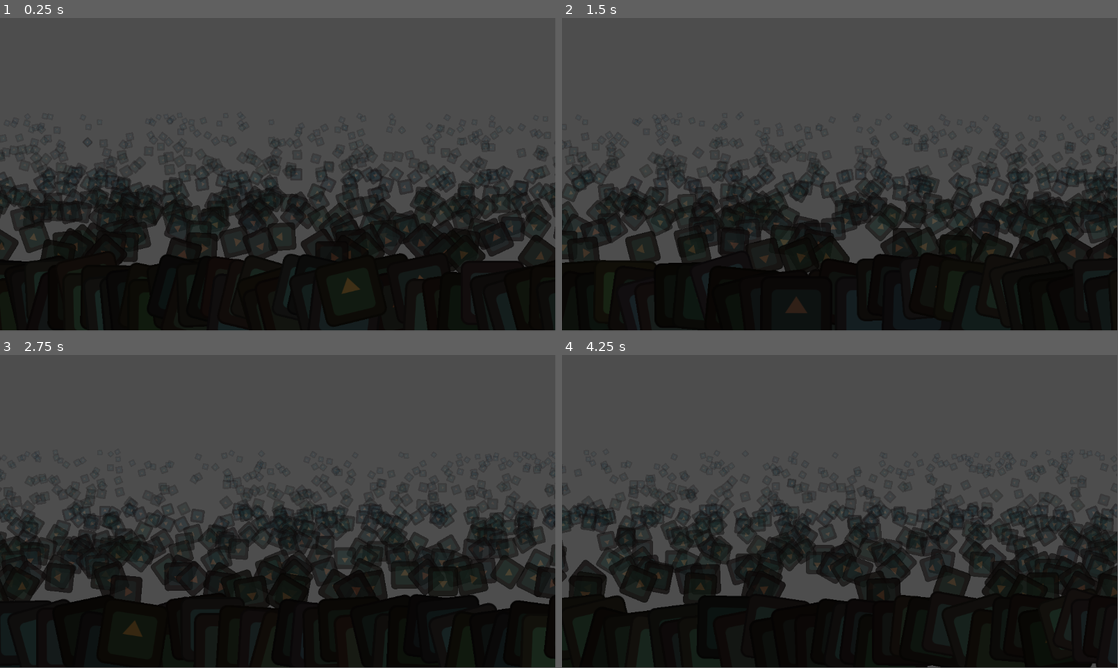
Above: before the commit, frames 1-4 (two rows, left to right).
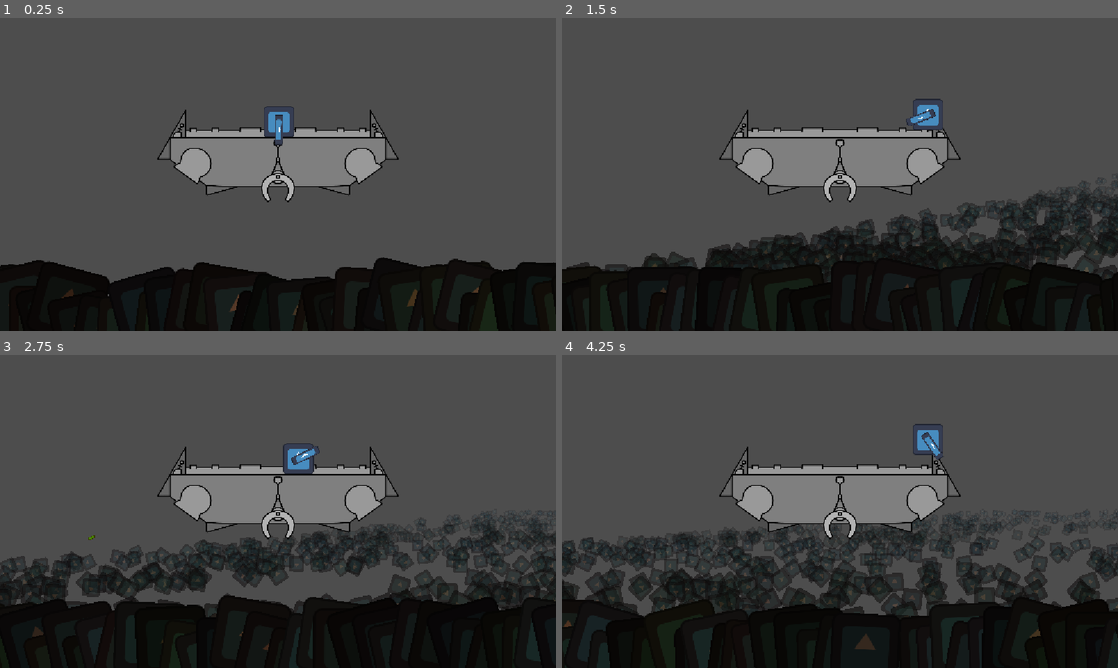
Above: after the commit, the same moments.

Repository: Syntinulls/Magnetide
Game: Godot game, scene res://_project/level/level.tscn
Same seed, same stepped clock (60 frames per second), same inputs: the game is played once before the commit and once after it. The engine's default icon, where the game draws it, is replaced by a stand-in: a white triangle on a blue panel in a dark square.
Inputs (mouse positions are in pixels of both pictures, inside the frame that each line leads up to):
- Up to frame 1 (0.25 s): no input
- Up to frame 2 (1.5 s): move the mouse to (962, 158) at 0.52 s; hold D (move_right, bound only after the commit) from 0.53 s (still down); click (962, 158) at 0.6 s; tap Space (move_jump, bound only after the commit) at 0.77, 0.8, 1.07, 1.35 s; move the mouse to (728, 190) at 1.27 s
- Up to frame 3 (2.75 s): tap Space (move_jump, bound only after the commit) at 1.52, 1.82, 2.3 s; click (166, 527) at 1.55 s; move the mouse to (333, 442) at 2.02 s; release D (move_right, bound only after the commit) at 2.03 s; hold A (move_left, bound only after the commit) from 2.03 s (still down); click (333, 442) at 2.1 s
- Up to frame 4 (4.25 s): move the mouse to (812, 574) at 2.77 s; release A (move_left, bound only after the commit) at 2.78 s; hold D (move_right, bound only after the commit) from 2.78 s (still down); click (812, 574) at 2.85 s; tap Space (move_jump, bound only after the commit) at 3.02, 3.32, 3.6, 3.77, 4.07 s; move the mouse to (1006, 558) at 3.52 s
In our replay, the window is 799x449 before the commit and 800x450 after it. These sizes can differ from the game's own. Grey fills any space a smaller window leaves; there, only what the larger window draws over its background counts as a difference.

The runs differ from the first frame. In frame 1, 33% of the frame differs, in the area x 0-100%, y 28-100%; in frame 2, 26%; in frame 3, 26%; in frame 4, 27%.

Commit message:
update Godot editor path to v4.6.1 and refactor all positioning from fixed pixels to viewport ratio-based system with ViewportAnchor, add ship and player nodes, and implement dynamic viewport resize handling across level, background, foreground, and salvage spawner

Diff:
--- a/_project/level/level.gd
+++ b/_project/level/level.gd
@@ -2,9 +2,43 @@
 
 ## The speed at which the level scrolls (used by trash stream and foreground).
 @export var level_speed: float = 300.0
-## The Y position of the ocean surface level.
-@export var surface_y: float = 500.0
+## The Y position of the ocean surface as ratio of viewport height.
+@export var surface_y_ratio: float = 0.46
+
+@export_group("Ship Positioning")
+## Ship X position as ratio of viewport width.
+@export var ship_x_ratio: float = 0.5
+## Ship Y position as ratio of viewport height.
+@export var ship_y_ratio: float = 0.44
+
+var viewport_anchor: ViewportAnchor
+
+var surface_y: float:
+	get:
+		if viewport_anchor:
+			return viewport_anchor.get_y(surface_y_ratio)
+		return 500.0
+
+@onready var ship: Node2D = $Ship
+
+
+func _enter_tree() -> void:
+	viewport_anchor = ViewportAnchor.new()
+	add_child(viewport_anchor)
 
 
 func _ready() -> void:
-	pass
+	viewport_anchor.viewport_changed.connect(_on_viewport_changed)
+	_update_positions()
+
+
+func _on_viewport_changed(_size: Vector2) -> void:
+	_update_positions()
+
+
+func _update_positions() -> void:
+	if not viewport_anchor:
+		return
+
+	if ship:
+		ship.position = viewport_anchor.get_position(ship_x_ratio, ship_y_ratio)
--- a/_project/level/level.tscn
+++ b/_project/level/level.tscn
@@ -8,10 +8,13 @@
 [ext_resource type="Resource" uid="uid://0jkvmj2jho07" path="res://_project/level/parallax_background/bands/band_horizon.tres" id="4_rr5ri"]
 [ext_resource type="Resource" uid="uid://d8twidhbjmb1" path="res://_project/level/parallax_background/bands/band_mid.tres" id="5_5p64y"]
 [ext_resource type="Resource" uid="uid://b7pbrakfi6f0j" path="res://_project/level/parallax_background/bands/band_near.tres" id="6_rdxwa"]
+[ext_resource type="PackedScene" uid="uid://dship00001" path="res://_project/ship/ship.tscn" id="9_rr5ri"]
+[ext_resource type="PackedScene" uid="uid://dplayer00001" path="res://_project/player/player.tscn" id="10_5p64y"]
 
 [node name="Level" type="Node2D" unique_id=843647019]
 script = ExtResource("1_script")
 level_speed = 2000.0
+surface_y_ratio = 0.99
 
 [node name="TrashOceanBackground" parent="." unique_id=538346253 instance=ExtResource("2_parallax")]
 bands = Array[ExtResource("3_ip1iq")]([ExtResource("4_rr5ri"), ExtResource("5_5p64y"), ExtResource("6_rdxwa")])
@@ -19,3 +22,14 @@
 [node name="SalvageSpawner" parent="." unique_id=2088533275 instance=ExtResource("3_salvage_spawner")]
 
 [node name="TrashOceanForeground" parent="." unique_id=1830643006 instance=ExtResource("4_foreground")]
+foreground_y_min_ratio = 0.99
+foreground_y_max_ratio = 0.9
+
+[node name="Ship" parent="." unique_id=1033807799 instance=ExtResource("9_rr5ri")]
+position = Vector2(0, 94.5)
+
+[node name="Player" parent="Ship" unique_id=155842924 instance=ExtResource("10_5p64y")]
+position = Vector2(2, -70)
+
+[node name="Camera2D" type="Camera2D" parent="." unique_id=1705480197]
+anchor_mode = 0
--- a/_project/level/parallax_background/background_band.gd
+++ b/_project/level/parallax_background/background_band.gd
@@ -2,10 +2,10 @@
 class_name BackgroundBand
 
 @export_group("Coverage")
-## The Y position where this band starts (top of band).
-@export var y_min: float = 200.0
-## The Y position where this band ends (bottom of band).
-@export var y_max: float = 400.0
+## The Y position ratio where this band starts (0.0 = top, 1.0 = bottom).
+@export var y_min: float = 0.185
+## The Y position ratio where this band ends (0.0 = top, 1.0 = bottom).
+@export var y_max: float = 0.37
 
 @export_group("Scale")
 ## Minimum scale for sprites in this band.
--- a/_project/level/parallax_background/bands/band_horizon.tres
+++ b/_project/level/parallax_background/bands/band_horizon.tres
@@ -4,7 +4,8 @@
 
 [resource]
 script = ExtResource("1_script")
-y_max = 320.0
+y_min = 0.5
+y_max = 0.6
 scale_min = 0.08
 scale_max = 0.18
 alpha = 0.3
--- a/_project/level/parallax_background/bands/band_mid.tres
+++ b/_project/level/parallax_background/bands/band_mid.tres
@@ -4,8 +4,8 @@
 
 [resource]
 script = ExtResource("1_script")
-y_min = 320.0
-y_max = 420.0
+y_min = 0.6
+y_max = 0.8
 scale_min = 0.18
 scale_max = 0.35
 alpha = 0.6
--- a/_project/level/parallax_background/bands/band_near.tres
+++ b/_project/level/parallax_background/bands/band_near.tres
@@ -4,8 +4,8 @@
 
 [resource]
 script = ExtResource("1_script")
-y_min = 420.0
-y_max = 500.0
+y_min = 0.8
+y_max = 0.99
 scale_min = 0.35
 scale_max = 0.55
 alpha = 0.85
--- a/_project/level/parallax_background/trash_ocean_background.gd
+++ b/_project/level/parallax_background/trash_ocean_background.gd
@@ -6,14 +6,14 @@
 @export var bands: Array[BackgroundBand] = []
 
 @export_group("Positioning")
-## Extra horizontal padding beyond viewport.
-@export var ocean_padding: float = 200.0
-## X position where objects are recycled (left of screen).
-@export var despawn_x: float = -150.0
+## Extra horizontal padding beyond viewport as ratio of screen width.
+@export var padding_ratio: float = 0.1
+## X position ratio where objects are recycled (left of screen, can be negative).
+@export var despawn_x_ratio: float = -0.08
 
 var _icon_texture: Texture2D
-var _screen_width: float = 0.0
 var _level: Node = null
+var _viewport_anchor: ViewportAnchor = null
 var _band_sprites: Array[Array] = []
 var _band_speed_ratios: Array[Array] = []
 
@@ -23,7 +23,23 @@
 	_icon_texture = preload("res://icon.svg")
 
 	_level = get_parent()
+	if _level and "viewport_anchor" in _level:
+		_viewport_anchor = _level.viewport_anchor
+		_viewport_anchor.viewport_changed.connect(_on_viewport_changed)
 
+	_generate_bands()
+
+
+func _on_viewport_changed(_size: Vector2) -> void:
+	_regenerate_bands()
+
+
+func _regenerate_bands() -> void:
+	for sprites_array in _band_sprites:
+		for sprite in sprites_array:
+			sprite.queue_free()
+	_band_sprites.clear()
+	_band_speed_ratios.clear()
 	_generate_bands()
 
 
@@ -33,10 +49,29 @@
 	return 0.0
 
 
+func _get_screen_width() -> float:
+	if _viewport_anchor:
+		return _viewport_anchor.size.x
+	return get_viewport().get_visible_rect().size.x
+
+
+func _get_padding() -> float:
+	return _get_screen_width() * padding_ratio
+
+
+func _get_despawn_x() -> float:
+	return _get_screen_width() * despawn_x_ratio
+
+
+func _get_band_y_min(band: BackgroundBand) -> float:
+	return band.y_min * get_viewport().get_visible_rect().size.y
+
+
+func _get_band_y_max(band: BackgroundBand) -> float:
+	return band.y_max * get_viewport().get_visible_rect().size.y
+
+
 func _generate_bands() -> void:
-	var viewport_size := get_viewport().get_visible_rect().size
-	_screen_width = viewport_size.x
-
 	for band_index in range(bands.size()):
 		var band := bands[band_index]
 		var sprites: Array[Sprite2D] = []
@@ -57,8 +92,13 @@
 	var sprite := Sprite2D.new()
 	sprite.texture = _icon_texture
 
-	var x := randf_range(-ocean_padding, _screen_width + ocean_padding)
-	var y := randf_range(band.y_min, band.y_max)
+	var screen_width := _get_screen_width()
+	var padding := _get_padding()
+	var y_min := _get_band_y_min(band)
+	var y_max := _get_band_y_max(band)
+
+	var x := randf_range(-padding, screen_width + padding)
+	var y := randf_range(y_min, y_max)
 	sprite.position = Vector2(x, y)
 
 	_apply_y_based_properties(band, sprite, y)
@@ -72,6 +112,8 @@
 	var level_speed := _get_level_speed()
 	if level_speed <= 0.0:
 		return
+
+	var despawn_x := _get_despawn_x()
 
 	for band_index in range(_band_sprites.size()):
 		var sprites: Array = _band_sprites[band_index]
@@ -88,10 +130,12 @@
 
 
 func _recycle_band_sprite(band: BackgroundBand, sprite: Sprite2D, band_index: int, sprite_index: int) -> void:
-	var y := randf_range(band.y_min, band.y_max)
+	var y_min := _get_band_y_min(band)
+	var y_max := _get_band_y_max(band)
+	var y := randf_range(y_min, y_max)
 	sprite.position.y = y
 
-	var y_tolerance := (band.y_max - band.y_min) * 0.1
+	var y_tolerance := (y_max - y_min) * 0.1
 	var rightmost := _get_rightmost_x_near_y(band_index, y, y_tolerance)
 	sprite.position.x = rightmost + randf_range(band.max_spacing * 0.5, band.max_spacing)
 
@@ -102,7 +146,7 @@
 
 
 func _get_rightmost_x_near_y(band_index: int, target_y: float, tolerance: float) -> float:
-	var rightmost := _screen_width + ocean_padding
+	var rightmost: float = _get_screen_width() + _get_padding()
 	var sprites: Array = _band_sprites[band_index]
 	for sprite in sprites:
 		if absf(sprite.position.y - target_y) <= tolerance:
@@ -112,13 +156,17 @@
 
 
 func _calculate_speed_ratio(band: BackgroundBand, y: float) -> float:
-	var y_ratio := (y - band.y_min) / (band.y_max - band.y_min)
+	var y_min := _get_band_y_min(band)
+	var y_max := _get_band_y_max(band)
+	var y_ratio := (y - y_min) / (y_max - y_min)
 	y_ratio = clampf(y_ratio, 0.0, 1.0)
 	return lerpf(band.speed_ratio_min, band.speed_ratio_max, y_ratio)
 
 
 func _apply_y_based_properties(band: BackgroundBand, sprite: Sprite2D, y: float) -> void:
-	var y_ratio := (y - band.y_min) / (band.y_max - band.y_min)
+	var y_min := _get_band_y_min(band)
+	var y_max := _get_band_y_max(band)
+	var y_ratio := (y - y_min) / (y_max - y_min)
 	y_ratio = clampf(y_ratio, 0.0, 1.0)
 
 	var jitter := randf_range(-0.1, 0.1)
--- a/_project/level/parallax_background/trash_ocean_foreground.gd
+++ b/_project/level/parallax_background/trash_ocean_foreground.gd
@@ -6,18 +6,18 @@
 @export var sprite_count: int = 60
 
 @export_group("Positioning")
-## Offset below surface_y where foreground sprites begin.
-@export var surface_offset: float = 60.0
-## The Y position where the foreground band ends (bottom, extends off screen).
-@export var foreground_y_max: float = 620.0
-## Extra horizontal padding beyond viewport.
-@export var padding: float = 100.0
+## The Y position ratio where the foreground band starts (top of foreground).
+@export var foreground_y_min_ratio: float = 0.52
+## The Y position ratio where the foreground band ends (bottom).
+@export var foreground_y_max_ratio: float = 0.62
+## Extra horizontal padding as ratio of viewport width.
+@export var padding_ratio: float = 0.052
 ## Maximum horizontal spacing between foreground sprites.
 @export var max_spacing: float = 50
 
 @export_group("Scrolling")
-## X position where objects are recycled (left of screen).
-@export var despawn_x: float = -150.0
+## X position ratio where objects are recycled (left of screen).
+@export var despawn_x_ratio: float = -0.078
 
 @export_group("Appearance")
 ## Minimum scale for foreground trash.
@@ -39,9 +39,8 @@
 
 var _icon_texture: Texture2D
 var _container: Node2D
-var _screen_width: float = 0.0
 var _level: Node = null
-var _surface_y: float = 500.0
+var _viewport_anchor: ViewportAnchor = null
 
 
 func _ready() -> void:
@@ -49,9 +48,21 @@
 	_icon_texture = preload("res://icon.svg")
 
 	_level = get_parent()
-	if _level and "surface_y" in _level:
-		_surface_y = _level.surface_y
+	if _level and "viewport_anchor" in _level:
+		_viewport_anchor = _level.viewport_anchor
+		_viewport_anchor.viewport_changed.connect(_on_viewport_changed)
 
+	_generate_foreground()
+
+
+func _on_viewport_changed(_size: Vector2) -> void:
+	_regenerate_foreground()
+
+
+func _regenerate_foreground() -> void:
+	if _container:
+		_container.queue_free()
+		_container = null
 	_generate_foreground()
 
 
@@ -61,14 +72,48 @@
 	return 0.0
 
 
+func _get_screen_width() -> float:
+	if _viewport_anchor:
+		return _viewport_anchor.size.x
+	return get_viewport().get_visible_rect().size.x
+
+
+func _get_screen_height() -> float:
+	if _viewport_anchor:
+		return _viewport_anchor.size.y
+	return get_viewport().get_visible_rect().size.y
+
+
+func _get_padding() -> float:
+	return _get_screen_width() * padding_ratio
+
+
+func _get_despawn_x() -> float:
+	return _get_screen_width() * despawn_x_ratio
+
+
+func _get_surface_y() -> float:
+	if _level and "surface_y" in _level:
+		return _level.surface_y
+	return _get_screen_height() * 0.463
+
+
+func _get_foreground_y_min() -> float:
+	return _get_screen_height() * foreground_y_min_ratio
+
+
+func _get_foreground_y_max() -> float:
+	return _get_screen_height() * foreground_y_max_ratio
+
+
 func _generate_foreground() -> void:
-	var viewport_size := get_viewport().get_visible_rect().size
-	_screen_width = viewport_size.x
+	var screen_width := _get_screen_width()
+	var padding := _get_padding()
 
 	_container = Node2D.new()
 	add_child(_container)
 
-	var total_width := _screen_width + padding * 2.0
+	var total_width := screen_width + padding * 2.0
 	var spacing := total_width / float(sprite_count)
 
 	for i in range(sprite_count):
@@ -84,7 +129,8 @@
 	var s := randf_range(scale_min, scale_max)
 	sprite.scale = Vector2(s, s)
 
-	var foreground_y_min := _surface_y + surface_offset
+	var foreground_y_min := _get_foreground_y_min()
+	var foreground_y_max := _get_foreground_y_max()
 	var scale_ratio := (s - scale_min) / (scale_max - scale_min)
 	var base_y := lerpf(foreground_y_min, foreground_y_max, scale_ratio)
 	var y := base_y + randf_range(-5.0, 5.0)
@@ -103,6 +149,8 @@
 	var level_speed := _get_level_speed()
 	if level_speed <= 0.0:
 		return
+
+	var despawn_x := _get_despawn_x()
 
 	for sprite in _container.get_children():
 		sprite.position.x -= level_speed * delta
@@ -126,7 +174,8 @@
 	var s := randf_range(scale_min, scale_max)
 	sprite.scale = Vector2(s, s)
 
-	var foreground_y_min := _surface_y + surface_offset
+	var foreground_y_min := _get_foreground_y_min()
+	var foreground_y_max := _get_foreground_y_max()
 	var scale_ratio := (s - scale_min) / (scale_max - scale_min)
 	var base_y := lerpf(foreground_y_min, foreground_y_max, scale_ratio)
 	sprite.position.y = base_y + randf_range(-5.0, 5.0)
--- a/_project/level/salvage_spawner/salvage_spawner.gd
+++ b/_project/level/salvage_spawner/salvage_spawner.gd
@@ -2,10 +2,10 @@
 class_name SalvageSpawner
 
 @export_group("Spawn Area")
-## The horizontal position where salvage piles spawn (right side of screen).
-@export var spawn_x: float = 1200.0
-## The horizontal position where salvage piles are despawned (left side of screen).
-@export var despawn_x: float = -100.0
+## The horizontal position ratio where salvage piles spawn (right side of screen).
+@export var spawn_x_ratio: float = 1.1
+## The horizontal position ratio where salvage piles are despawned (left side of screen).
+@export var despawn_x_ratio: float = -0.052
 ## Maximum random Y offset from surface_y to give slight variation.
 @export var y_jitter: float = 10.0
 
@@ -39,15 +39,15 @@
 var _spawn_timer: Timer
 var _current_pile: SalvagePile = null
 var _level: Node = null
-var _surface_y: float = 500.0
+var _viewport_anchor: ViewportAnchor = null
 
 
 func _ready() -> void:
 	_salvage_pile_scene = preload("res://_project/level/salvage_spawner/salvage_pile.tscn")
 
 	_level = get_parent()
-	if _level and "surface_y" in _level:
-		_surface_y = _level.surface_y
+	if _level and "viewport_anchor" in _level:
+		_viewport_anchor = _level.viewport_anchor
 
 	_spawn_timer = Timer.new()
 	_spawn_timer.one_shot = true
@@ -63,6 +63,26 @@
 	return 0.0
 
 
+func _get_screen_width() -> float:
+	if _viewport_anchor:
+		return _viewport_anchor.size.x
+	return get_viewport().get_visible_rect().size.x
+
+
+func _get_spawn_x() -> float:
+	return _get_screen_width() * spawn_x_ratio
+
+
+func _get_despawn_x() -> float:
+	return _get_screen_width() * despawn_x_ratio
+
+
+func _get_surface_y() -> float:
+	if _level and "surface_y" in _level:
+		return _level.surface_y
+	return get_viewport().get_visible_rect().size.y * 0.463
+
+
 func _process(_delta: float) -> void:
 	var level_speed := _get_level_speed()
 
@@ -74,7 +94,7 @@
 			_spawn_timer.paused = false
 
 	if _current_pile and _current_pile.is_active:
-		if _current_pile.global_position.x < despawn_x:
+		if _current_pile.global_position.x < _get_despawn_x():
 			_on_pile_removed()
 
 
@@ -124,8 +144,8 @@
 	_current_pile = _salvage_pile_scene.instantiate() as SalvagePile
 	add_child(_current_pile)
 
-	var spawn_y := _surface_y + randf_range(-y_jitter, y_jitter)
+	var spawn_y := _get_surface_y() + randf_range(-y_jitter, y_jitter)
 	var s := randf_range(salvage_scale_min, salvage_scale_max)
 	var rot := randf_range(0.0, TAU)
 
-	_current_pile.activate(_pick_rarity(), Vector2(spawn_x, spawn_y), _level, s, rot)
+	_current_pile.activate(_pick_rarity(), Vector2(_get_spawn_x(), spawn_y), _level, s, rot)
--- /dev/null
+++ b/_project/level/viewport_anchor.gd
@@ -0,0 +1,63 @@
+extends Node
+class_name ViewportAnchor
+
+signal viewport_changed(size: Vector2)
+
+var size: Vector2:
+	get:
+		return _size
+
+var _size: Vector2 = Vector2.ZERO
+
+func _ready() -> void:
+	_update_size()
+	get_tree().root.size_changed.connect(_on_viewport_resized)
+
+
+func _on_viewport_resized() -> void:
+	_update_size()
+	viewport_changed.emit(_size)
+
+
+func _update_size() -> void:
+	_size = get_viewport().get_visible_rect().size
+
+
+func get_position(anchor_x: float, anchor_y: float) -> Vector2:
+	return Vector2(_size.x * anchor_x, _size.y * anchor_y)
+
+
+func get_x(anchor: float) -> float:
+	return _size.x * anchor
+
+
+func get_y(anchor: float) -> float:
+	return _size.y * anchor
+
+
+func get_left() -> float:
+	return 0.0
+
+
+func get_right() -> float:
+	return _size.x
+
+
+func get_top() -> float:
+	return 0.0
+
+
+func get_bottom() -> float:
+	return _size.y
+
+
+func get_center() -> Vector2:
+	return _size * 0.5
+
+
+func get_center_x() -> float:
+	return _size.x * 0.5
+
+
+func get_center_y() -> float:
+	return _size.y * 0.5
--- /dev/null
+++ b/_project/player/bullet.gd
@@ -0,0 +1,12 @@
+extends Area2D
+
+@export var speed: float = 600.0
+@export var lifetime: float = 3.0
+
+var direction: Vector2 = Vector2.RIGHT
+
+func _ready() -> void:
+	get_tree().create_timer(lifetime).timeout.connect(queue_free)
+
+func _physics_process(delta: float) -> void:
+	position += direction * speed * delta
--- /dev/null
+++ b/_project/player/bullet.tscn
@@ -0,0 +1,19 @@
+[gd_scene format=3 uid="uid://cnr7pwojc1l0i"]
+
+[ext_resource type="Texture2D" uid="uid://ftaau21hygnp" path="res://icon.svg" id="1_icon"]
+[ext_resource type="Script" uid="uid://dmi2yiw4y2h6b" path="res://_project/player/bullet.gd" id="2_script"]
+
+[sub_resource type="RectangleShape2D" id="RectangleShape2D_bullet"]
+size = Vector2(16, 6)
+
+[node name="Bullet" type="Area2D" unique_id=126119541]
+script = ExtResource("2_script")
+speed = 900.0
+
+[node name="Sprite2D" type="Sprite2D" parent="." unique_id=1967103534]
+modulate = Color(1, 0.95, 0, 1)
+scale = Vector2(0.125, 0.046875)
+texture = ExtResource("1_icon")
+
+[node name="CollisionShape2D" type="CollisionShape2D" parent="." unique_id=1929668827]
+shape = SubResource("RectangleShape2D_bullet")
--- /dev/null
+++ b/_project/player/player.gd
@@ -0,0 +1,33 @@
+extends CharacterBody2D
+
+@export var speed: float = 200.0
+@export var jump_velocity: float = -300.0
+@export var gravity: float = 800.0
+
+const BulletScene: PackedScene = preload("res://_project/player/bullet.tscn")
+
+@onready var gun: Sprite2D = $Gun
+@onready var muzzle: Marker2D = $Gun/Muzzle
+
+func _physics_process(delta: float) -> void:
+	gun.look_at(get_global_mouse_position())
+
+	if Input.is_action_just_pressed("shoot"):
+		shoot()
+	if not is_on_floor():
+		velocity.y += gravity * delta
+
+	if Input.is_action_just_pressed("move_jump") and is_on_floor():
+		velocity.y = jump_velocity
+
+	var direction := Input.get_axis("move_left", "move_right")
+	velocity.x = direction * speed
+
+	move_and_slide()
+
+func shoot() -> void:
+	var bullet := BulletScene.instantiate()
+	bullet.global_position = muzzle.global_position
+	bullet.direction = (get_global_mouse_position() - global_position).normalized()
+	bullet.rotation = bullet.direction.angle()
+	get_tree().current_scene.add_child(bullet)
--- /dev/null
+++ b/_project/player/player.tscn
@@ -0,0 +1,25 @@
+[gd_scene format=3 uid="uid://dplayer00001"]
+
+[ext_resource type="Texture2D" uid="uid://ftaau21hygnp" path="res://icon.svg" id="1_icon"]
+[ext_resource type="Script" uid="uid://b1dkmgbfujbh4" path="res://_project/player/player.gd" id="2_script"]
+
+[sub_resource type="RectangleShape2D" id="RectangleShape2D_player"]
+size = Vector2(64, 64)
+
+[node name="Player" type="CharacterBody2D" unique_id=1017700510]
+script = ExtResource("2_script")
+
+[node name="Sprite2D" type="Sprite2D" parent="." unique_id=148419492]
+scale = Vector2(0.5, 0.5)
+texture = ExtResource("1_icon")
+
+[node name="CollisionShape2D" type="CollisionShape2D" parent="." unique_id=372960679]
+shape = SubResource("RectangleShape2D_player")
+
+[node name="Gun" type="Sprite2D" parent="." unique_id=1625981676]
+scale = Vector2(0.48125002, 0.13374999)
+texture = ExtResource("1_icon")
+offset = Vector2(33.755, 0)
+
+[node name="Muzzle" type="Marker2D" parent="Gun" unique_id=1724757782]
+position = Vector2(86.485, 0)
--- /dev/null
+++ b/_project/ship/ship.tscn
@@ -0,0 +1,46 @@
+[gd_scene format=3 uid="uid://dship00001"]
+
+[ext_resource type="Texture2D" uid="uid://c4p7x8xbbinan" path="res://_project/ship/sprites/ship_back.png" id="1_back"]
+[ext_resource type="Texture2D" uid="uid://chv2plvrw8sql" path="res://_project/ship/sprites/ship_fore.png" id="2_fore"]
+
+[sub_resource type="RectangleShape2D" id="RectangleShape2D_left"]
+size = Vector2(20, 347.93)
+
+[sub_resource type="RectangleShape2D" id="RectangleShape2D_right"]
+size = Vector2(22, 345.93)
+
+[sub_resource type="RectangleShape2D" id="RectangleShape2D_back"]
+size = Vector2(870, 20)
+
+[sub_resource type="RectangleShape2D" id="RectangleShape2D_front"]
+size = Vector2(865, 20)
+
+[node name="Ship" type="Node2D" unique_id=1033807799]
+
+[node name="ShipBack" type="Sprite2D" parent="." unique_id=1881827609]
+scale = Vector2(0.5, 0.5)
+texture = ExtResource("1_back")
+
+[node name="ShipFore" type="Sprite2D" parent="." unique_id=1053002359]
+scale = Vector2(0.5, 0.5)
+texture = ExtResource("2_fore")
+
+[node name="Boundaries" type="StaticBody2D" parent="." unique_id=762309736]
+position = Vector2(0, -78.035)
+scale = Vector2(0.5, 0.5)
+
+[node name="LeftWall" type="CollisionShape2D" parent="Boundaries" unique_id=335042251]
+position = Vector2(-440, -73.965)
+shape = SubResource("RectangleShape2D_left")
+
+[node name="RightWall" type="CollisionShape2D" parent="Boundaries" unique_id=859780882]
+position = Vector2(440, -72.965)
+shape = SubResource("RectangleShape2D_right")
+
+[node name="Ceiling" type="CollisionShape2D" parent="Boundaries" unique_id=1784236965]
+position = Vector2(0, -239.93)
+shape = SubResource("RectangleShape2D_back")
+
+[node name="Floor" type="CollisionShape2D" parent="Boundaries" unique_id=453568164]
+position = Vector2(-4, 90)
+shape = SubResource("RectangleShape2D_front")
--- a/project.godot
+++ b/project.godot
@@ -15,6 +15,35 @@
 config/features=PackedStringArray("4.6", "GL Compatibility")
 config/icon="res://icon.svg"
 
+[display]
+
+window/stretch/mode="canvas_items"
+
+[input]
+
+move_left={
+"deadzone": 0.2,
+"events": [Object(InputEventKey,"resource_local_to_scene":false,"resource_name":"","device":-1,"window_id":0,"alt_pressed":false,"shift_pressed":false,"ctrl_pressed":false,"meta_pressed":false,"pressed":false,"keycode":0,"physical_keycode":65,"key_label":0,"unicode":97,"location":0,"echo":false,"script":null)
+, Object(InputEventKey,"resource_local_to_scene":false,"resource_name":"","device":-1,"window_id":0,"alt_pressed":false,"shift_pressed":false,"ctrl_pressed":false,"meta_pressed":false,"pressed":false,"keycode":0,"physical_keycode":4194319,"key_label":0,"unicode":0,"location":0,"echo":false,"script":null)
+]
+}
+move_right={
+"deadzone": 0.2,
+"events": [Object(InputEventKey,"resource_local_to_scene":false,"resource_name":"","device":-1,"window_id":0,"alt_pressed":false,"shift_pressed":false,"ctrl_pressed":false,"meta_pressed":false,"pressed":false,"keycode":0,"physical_keycode":68,"key_label":0,"unicode":100,"location":0,"echo":false,"script":null)
+, Object(InputEventKey,"resource_local_to_scene":false,"resource_name":"","device":-1,"window_id":0,"alt_pressed":false,"shift_pressed":false,"ctrl_pressed":false,"meta_pressed":false,"pressed":false,"keycode":0,"physical_keycode":4194321,"key_label":0,"unicode":0,"location":0,"echo":false,"script":null)
+]
+}
+move_jump={
+"deadzone": 0.2,
+"events": [Object(InputEventKey,"resource_local_to_scene":false,"resource_name":"","device":-1,"window_id":0,"alt_pressed":false,"shift_pressed":false,"ctrl_pressed":false,"meta_pressed":false,"pressed":false,"keycode":0,"physical_keycode":32,"key_label":0,"unicode":32,"location":0,"echo":false,"script":null)
+]
+}
+shoot={
+"deadzone": 0.2,
+"events": [Object(InputEventMouseButton,"resource_local_to_scene":false,"resource_name":"","device":-1,"window_id":0,"alt_pressed":false,"shift_pressed":false,"ctrl_pressed":false,"meta_pressed":false,"button_mask":0,"position":Vector2(0, 0),"global_position":Vector2(0, 0),"factor":1.0,"button_index":1,"canceled":false,"pressed":false,"double_click":false,"script":null)
+]
+}
+
 [physics]
 
 3d/physics_engine="Jolt Physics"
Not shown, added: _project/level/viewport_anchor.gd.uid
Not shown, added: _project/player/bullet.gd.uid
Not shown, added: _project/player/player.gd.uid
Binary file added: _project/ship/sprites/ship_back.png
Not shown, added: _project/ship/sprites/ship_back.png.import
Binary file added: _project/ship/sprites/ship_fore.png
Not shown, added: _project/ship/sprites/ship_fore.png.import
